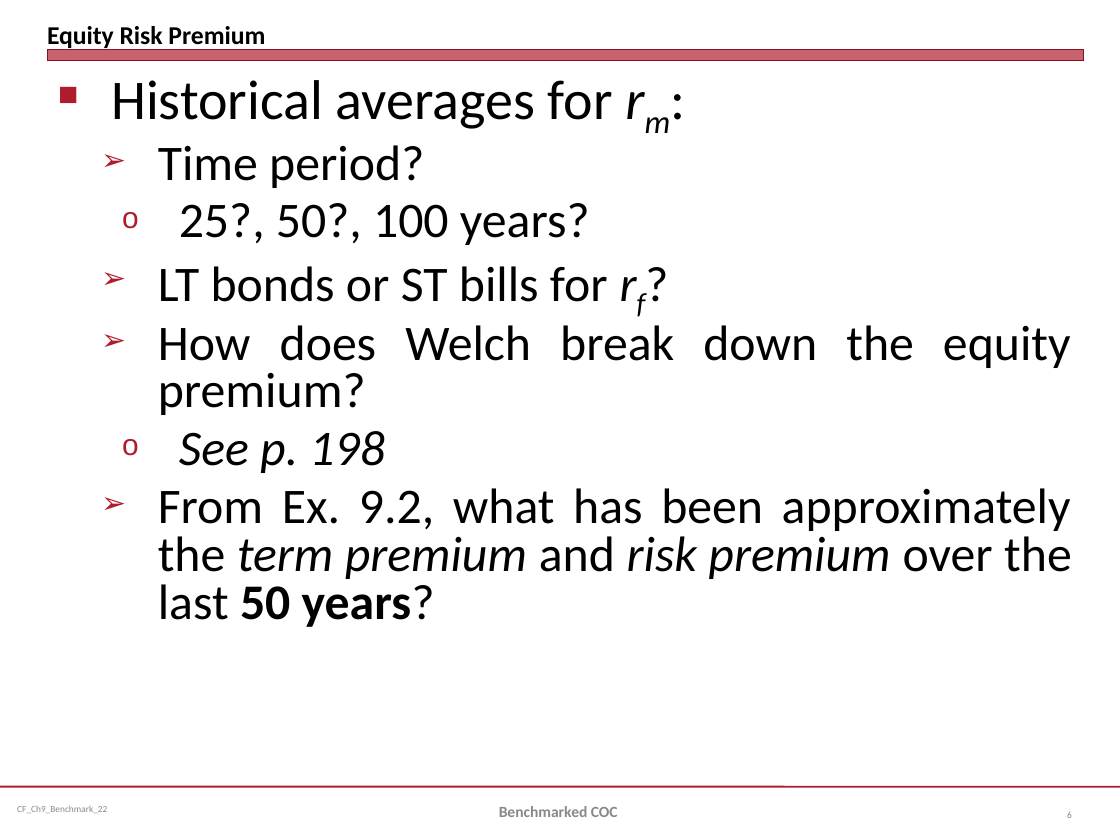
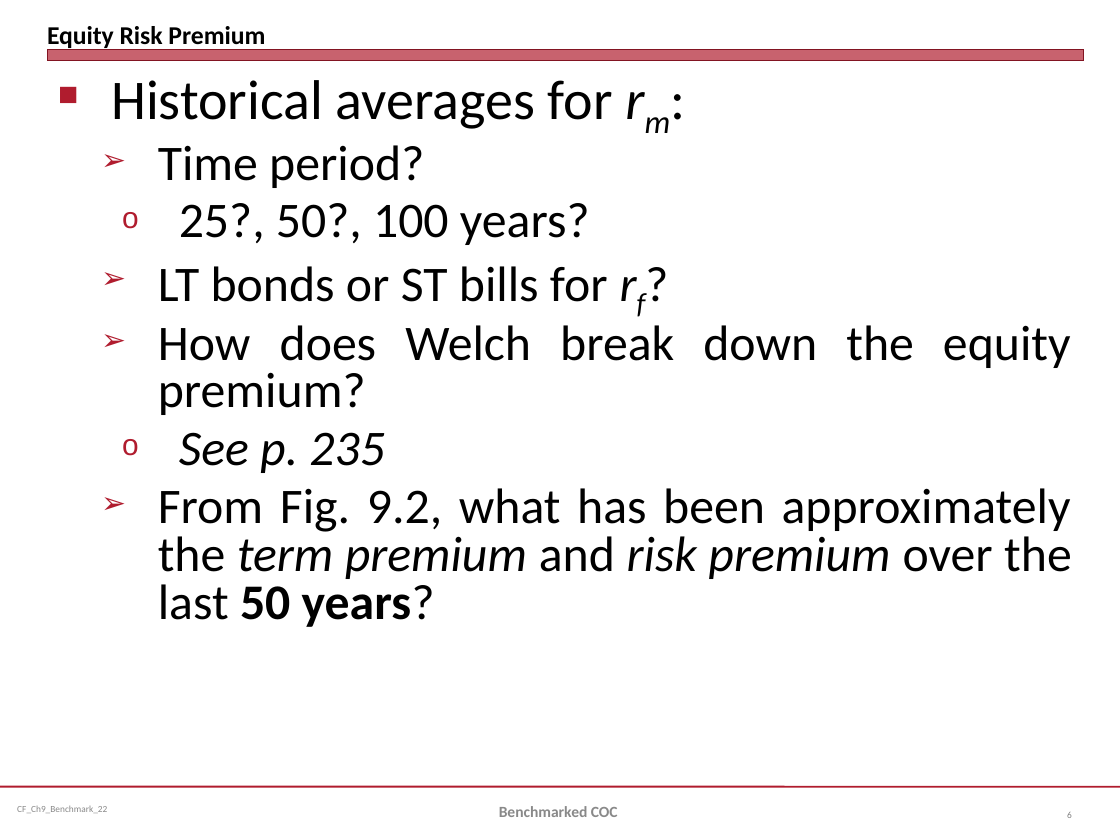
Before and after one commit to jmc877/Corporate-Finance, a slide deck: slide 6 of slides/CF_Ch9_Benchmark_22.pptx. Drawn at 1120x840 pixels with LibreOffice and Linux fonts; fonts in the diff are those of the drawing. Boxes give left, top, right and bottom in pixels: in the first picture for what was removed or moved away, otherwise in the second. Text is boxed around its words. In the diff, an @@ line names an element or a change of style, - is before the commit and + after.

```diff
--- a/slides/CF_Ch9_Benchmark_22.pptx
+++ b/slides/CF_Ch9_Benchmark_22.pptx
@@ text at (x1=158, y1=432, x2=1072, y2=627): text changed @@
-    o See p. 198
-  ➢ From Ex. 9.2, what has been approximately the term premium and risk premium over the last 50 years?
+    o See p. 235
+  ➢ From Fig. 9.2, what has been approximately the term premium and risk premium over the last 50 years?
```
Also in this commit, not shown: 1 other slide changed, 1 other file.
